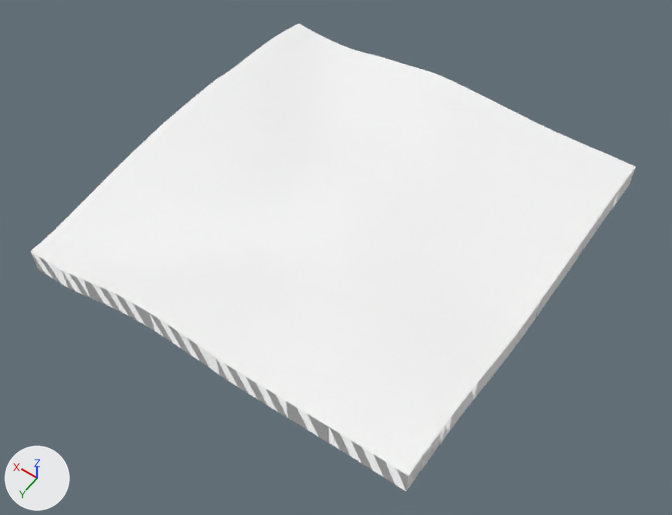
The glTF model public/tiles/2/-2_-1.glb, before and after one commit.
Both versions are drawn from a 50 mm camera at (-2368.0, 1699.0, 1656.0) aimed at (-1574.0, 588.0, -91.0). Lighting does not change. The marker at lower left points along +X, +Y and +Z. The first picture is the older version. Where no turn or scale is listed for an object, it has been applied to the vertices.

Before the edit, the objects in view are built like this:
```python
me_t2__2__1 = bpy.data.meshes.new('t2_-2_-1')
me_t2__2__1.from_pydata(...)  # 1841 vertices, 3520 faces; spans x -512.0..512.0, y -512.0..512.0, z -86.0..86.0
me_t2__2__1.materials.append(mat_far_terrain)  # white #ffffff
ob_t2__2__1 = bpy.data.objects.new('t2_-2_-1', me_t2__2__1)
ob_t2__2__1.location = (-1536.0, 512.0, -18.0)
```
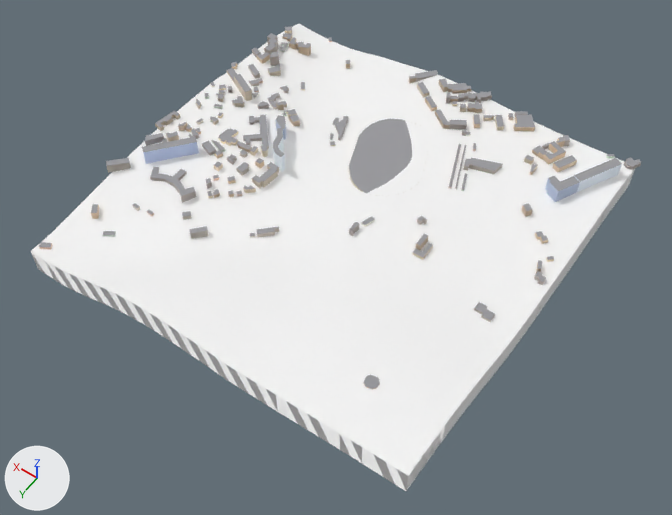
Where the newer file only moved an object's origin or applied its transform, the numbers keep the older frame.

Location of each change, (x1, y1, x2, y2) in pixels of the pictures (672 x 515 px):
't2_-2_-1', reshaped: before (31, 24, 636, 491); after (31, 24, 641, 491)
part 1 of me_t2__2__1, built on: before (294, 110, 451, 213); after (39, 27, 641, 322)
part 2 of me_t2__2__1, added: after (363, 375, 380, 390)

The change, as a diff of the scene's bpy script:
```diff
--- a/public/tiles/2/-2_-1.glb.py
+++ b/public/tiles/2/-2_-1.glb.py
@@ mat_far_building @@
+mat_far_building = bpy.data.materials.new('far_building')
+mat_far_building.use_nodes = True; mat_far_building.node_tree.nodes.clear()
+_N = mat_far_building.node_tree.nodes; _L = mat_far_building.node_tree.links
+n0 = _N.new('ShaderNodeBsdfPrincipled'); n0.name = 'Principled BSDF'
+n0.inputs[1].default_value = 1.0  # 'Metallic'
+n0.inputs[2].default_value = 1.0  # 'Roughness'
+n1 = _N.new('ShaderNodeOutputMaterial'); n1.name = 'Material Output'
+n2 = _N.new('ShaderNodeVertexColor'); n2.name = 'Color Attribute'
+_L.new(n0.outputs[0], n1.inputs[0])  # 'BSDF' to 'Surface'
+_L.new(n2.outputs[0], n0.inputs[0])  # 'Color' to 'Base Color'
@@ me_t2__2__1 @@
 # used by ob_t2__2__1; location = (-1536.0, 512.0, -18.0)
-me_t2__2__1.from_pydata(...)  # 1841 vertices, 3520 faces; spans x -512.0..512.0, y -512.0..512.0, z -86.0..86.0
+me_t2__2__1.from_pydata(...)  # 3560 vertices, 5818 faces; spans x -519.0..531.0, y -527.0..512.0, z -86.0..86.0
+# me_t2__2__1 part 1: 3 vertices moved within x -26.0..77.0, y -384.0..26.0, z -14.0..22.0; 1703 vertices added at x -519.0..531.0, y -527.0..494.0, z -20.0..67.0
+# me_t2__2__1 part 2: 16 vertices added at x -362.0..-331.0, y 372.0..403.0, z 82.0..86.0
 me_t2__2__1.materials.append(mat_far_terrain)
+me_t2__2__1.materials.append(mat_far_building)
```
